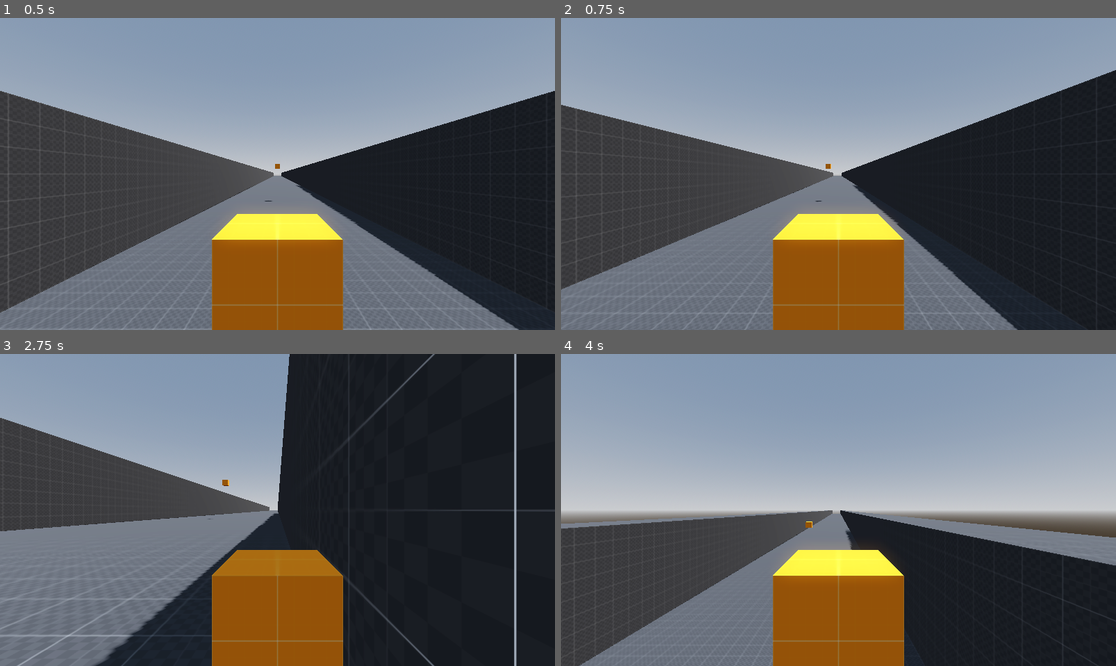
Above: before the commit, frames 1-4 (two rows, left to right).
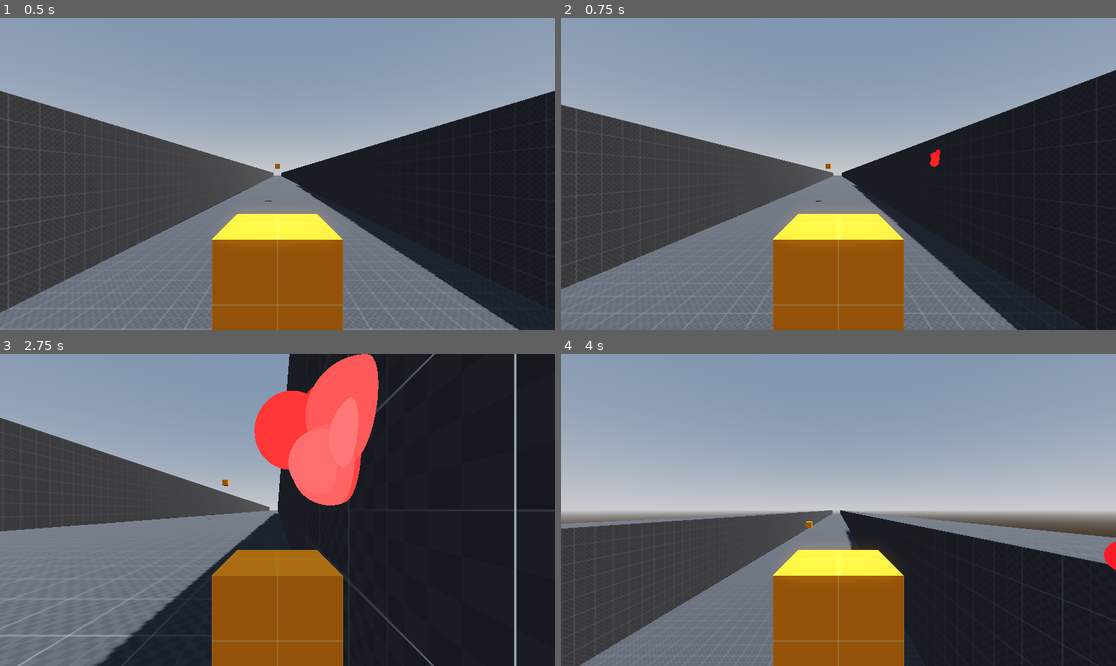
Above: after the commit, the same moments.

Repository: DrOtter3000/vfursquadron
Game: Godot game, scene res://levels/sandbox.tscn
Two runs of this game, one before a commit and one after it. Both use one fixed random seed, a clock stepped at 60 frames per second and the inputs below.
Inputs (mouse positions are in pixels of both pictures, inside the frame that each line leads up to):
- Up to frame 1 (0.5 s): no input
- Up to frame 2 (0.75 s): move the mouse to (960, 158) at 0.52 s; press the mouse at (960, 158) at 0.53 s; hold D (right) from 0.53 s (still down)
- Up to frame 3 (2.75 s): move the mouse to (166, 525) at 1.27 s; release D (right) at 1.28 s; release the mouse at (166, 525) at 1.28 s; hold S (down) 1.28-2.03 s; tap Space (boost) at 1.35 s; click (166, 525) at 1.55 s; move the mouse to (333, 441) at 2.02 s; press the mouse at (333, 441) at 2.03 s; hold D (right) from 2.03 s (still down)
- Up to frame 4 (4 s): move the mouse to (810, 572) at 2.77 s; release D (right) at 2.78 s; release the mouse at (810, 572) at 2.78 s; hold W (up) 2.78-3.53 s; click (810, 572) at 2.85 s; move the mouse to (1005, 556) at 3.52 s; hold A (left) from 3.53 s (still down); hold Space (boost) from 3.53 s (still down); click (1005, 556) at 3.8 s

Frame 1 is identical in both runs. In frame 2, less than 0.1% of the frame differs, in the area x 66-69%, y 42-48%; in frame 3, 7.1%, in the area x 45-69%, y 0-49%; in frame 4, 0.1%.

Commit message:
add hit effect

Diff:
--- /dev/null
+++ b/particles/hit_particles.gd
@@ -0,0 +1,7 @@
+extends GPUParticles3D
+
+func _ready() -> void:
+	emitting = true
+
+func _on_timer_timeout() -> void:
+	queue_free()
--- /dev/null
+++ b/particles/hit_particles.tscn
@@ -0,0 +1,56 @@
+[gd_scene load_steps=9 format=3 uid="uid://dfjiya8srnbhn"]
+
+[ext_resource type="Script" uid="uid://c4oo6o1xavl7l" path="res://particles/hit_particles.gd" id="1_u448n"]
+
+[sub_resource type="Gradient" id="Gradient_nfddx"]
+offsets = PackedFloat32Array(0, 0.237374, 0.570707, 0.823232, 1)
+colors = PackedColorArray(1, 1, 1, 1, 1, 0.141176, 0.141176, 1, 0.665305, 0, 0.167818, 1, 1, 1, 0.368627, 1, 0, 0, 0, 0)
+
+[sub_resource type="GradientTexture1D" id="GradientTexture1D_5as7w"]
+gradient = SubResource("Gradient_nfddx")
+
+[sub_resource type="Curve" id="Curve_fbql1"]
+_data = [Vector2(0, 0), 0.0, 0.0, 0, 0, Vector2(0.0401786, 1), 0.0, 0.0, 0, 0, Vector2(0.513393, 1), 0.0, 0.0, 0, 0, Vector2(1, 0), 0.0, 0.0, 0, 0]
+point_count = 4
+
+[sub_resource type="CurveTexture" id="CurveTexture_2yuyf"]
+curve = SubResource("Curve_fbql1")
+
+[sub_resource type="ParticleProcessMaterial" id="ParticleProcessMaterial_3nbft"]
+emission_shape = 1
+emission_sphere_radius = 0.5
+gravity = Vector3(0, 0.15, 0)
+scale_min = 0.5
+scale_max = 0.7
+scale_curve = SubResource("CurveTexture_2yuyf")
+color_ramp = SubResource("GradientTexture1D_5as7w")
+turbulence_enabled = true
+
+[sub_resource type="StandardMaterial3D" id="StandardMaterial3D_htgy1"]
+transparency = 1
+shading_mode = 0
+vertex_color_use_as_albedo = true
+
+[sub_resource type="SphereMesh" id="SphereMesh_5g1sr"]
+lightmap_size_hint = Vector2i(17, 9)
+material = SubResource("StandardMaterial3D_htgy1")
+
+[node name="HitParticles" type="GPUParticles3D"]
+emitting = false
+amount = 12
+lifetime = 0.5
+one_shot = true
+explosiveness = 0.9
+process_material = SubResource("ParticleProcessMaterial_3nbft")
+draw_pass_1 = SubResource("SphereMesh_5g1sr")
+script = ExtResource("1_u448n")
+
+[node name="OmniLight3D" type="OmniLight3D" parent="."]
+light_energy = 5.0
+omni_range = 1.0
+
+[node name="Timer" type="Timer" parent="."]
+wait_time = 0.5
+autostart = true
+
+[connection signal="timeout" from="Timer" to="." method="_on_timer_timeout"]
--- a/player/player.gd
+++ b/player/player.gd
@@ -14,6 +14,9 @@
 @export_category("Level Stats")
 @export var max_pos_x := 10.0
 @export var max_pos_y := 10.0
+
+@export_category("Packed Scenes")
+@export var hit_particle_instance: PackedScene
 
 var hitpoints: int = max_hitpoints
 var primary_fire_ready = true
@@ -41,7 +44,6 @@
 
 func take_damage(amount: int):
 	hitpoints -= amount
-	print(hitpoints)
 
 func fire_primary() -> void:
 	if not primary_fire_ready:
@@ -57,9 +59,15 @@
 	var collider = aim_raycast.get_collider()
 
 	if collider != null:
+		var hit_particles = hit_particle_instance.instantiate()
+		var hit_position: Vector3 = aim_raycast.get_collision_point()
+
 		if collider is Enemy:
 			collider.take_damage(primary_damage)
-			print(str(collider.name) + ": " + str(collider.hitpoints))
+
+		get_tree().get_root().add_child(hit_particles)
+		hit_particles.global_position = hit_position
+
 
 func _on_fire_rate_timer_timeout() -> void:
 	primary_fire_ready = true
--- a/player/player.tscn
+++ b/player/player.tscn
@@ -1,8 +1,9 @@
-[gd_scene load_steps=6 format=3 uid="uid://djl7nc8bcdtcj"]
+[gd_scene load_steps=7 format=3 uid="uid://djl7nc8bcdtcj"]
 
 [ext_resource type="Material" uid="uid://cwxskkyl02ygo" path="res://materials/prototype_orange.tres" id="1_oul6g"]
 [ext_resource type="Script" uid="uid://di8xt8ep8hxp4" path="res://player/player.gd" id="1_rkbax"]
 [ext_resource type="Script" uid="uid://4g28hxqeka6a" path="res://player/model.gd" id="2_g1dw6"]
+[ext_resource type="PackedScene" uid="uid://dfjiya8srnbhn" path="res://particles/hit_particles.tscn" id="2_yw30f"]
 
 [sub_resource type="BoxShape3D" id="BoxShape3D_rkbax"]
 
@@ -10,6 +11,7 @@
 
 [node name="Player" type="Node3D"]
 script = ExtResource("1_rkbax")
+hit_particle_instance = ExtResource("2_yw30f")
 
 [node name="Model" type="CharacterBody3D" parent="."]
 collision_mask = 6
Not shown, added: particles/hit_particles.gd.uid
